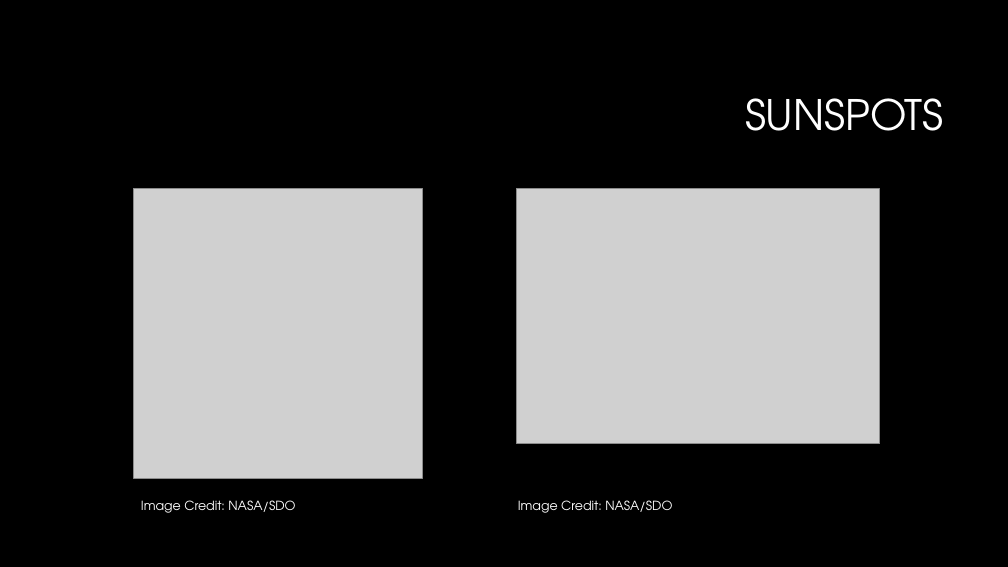
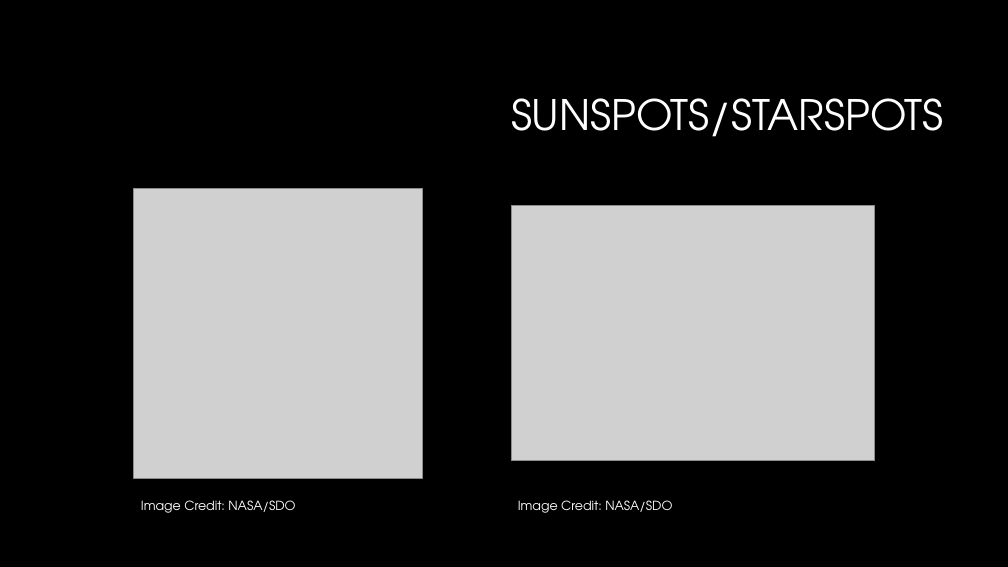
Before and after one commit to mljohn2151/ASTR-3150-GitHub, a slide deck: slide 2 of FUSE - Mottled Stars/FUSE Literature Review/Mottled Stars Literature Review.pptx (slide 3 before the commit). Drawn at 1008x567 pixels with LibreOffice and Linux fonts; fonts in the diff are those of the drawing; grey boxes stand for pictures; background and template pictures are left out. Boxes give left, top, right and bottom in pixels: in the first picture for what was removed or moved away, otherwise in the second. Text is boxed around its words. In the diff, an @@ line names an element or a change of style, - is before the commit and + after.

```diff
--- a/FUSE - Mottled Stars/FUSE Literature Review/Mottled Stars Literature Review.pptx
+++ b/FUSE - Mottled Stars/FUSE Literature Review/Mottled Stars Literature Review.pptx
@@ title at (511,98,944,137): text changed @@
-SUNSPOTS
+SUNSPOTS/STARSPOTS
@@ picture: place and size @@
-picture at (516,188,879,444)
+picture at (512,206,875,461)
```
Also in this commit, not shown: 1 other slide changed, 1 slide removed, 1 other file.
